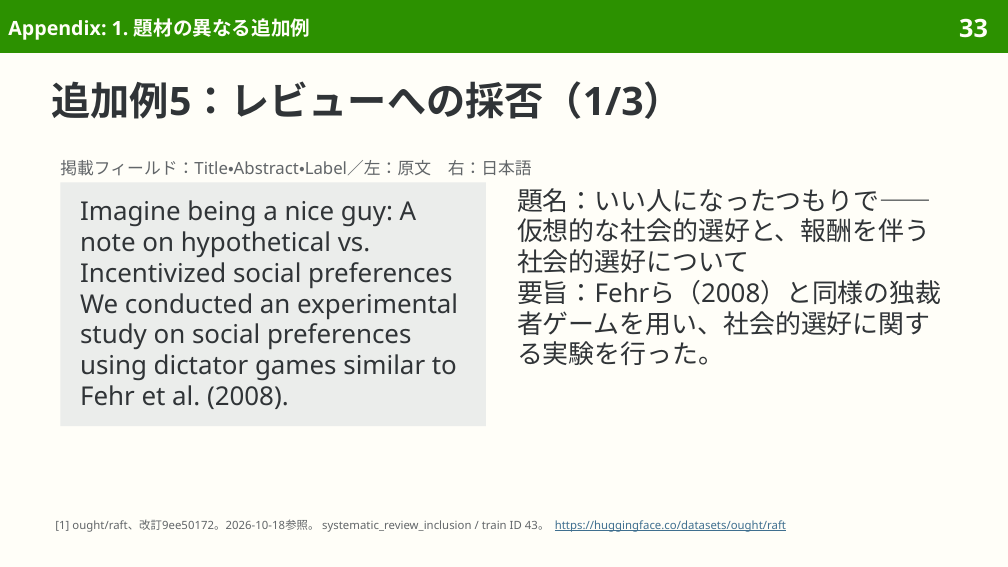
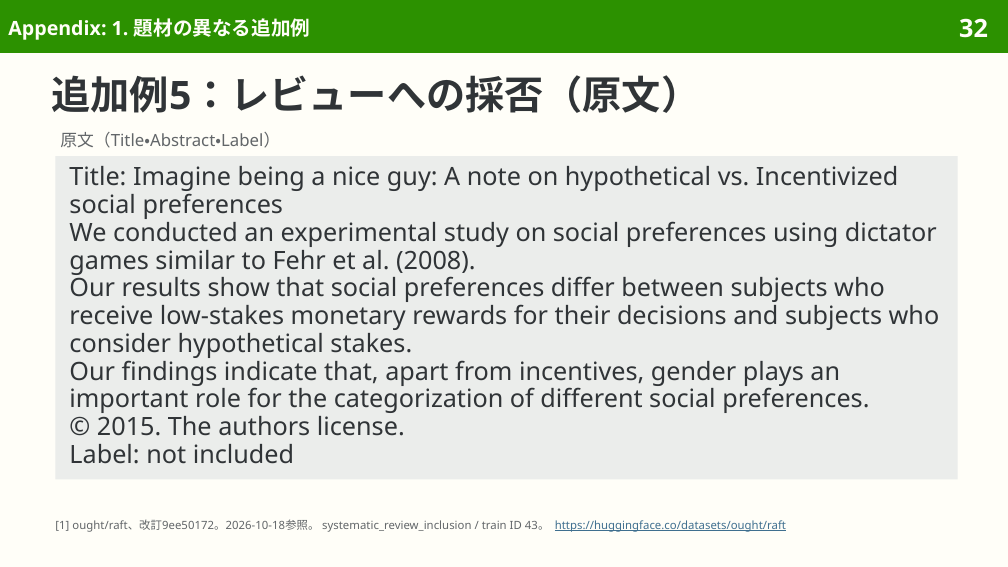
Before and after one commit to sasakiy84/datasets-in-10-minutes, a slide deck: slide 32 of slides/datasets-in-10-minutes-raft.pptx (slide 33 before the commit). Drawn at 1008x567 pixels with LibreOffice and Linux fonts; fonts in the diff are those of the drawing. Boxes give left, top, right and bottom in pixels: in the first picture for what was removed or moved away, otherwise in the second. Text is boxed around its words. In the diff, an @@ line names an element or a change of style, - is before the commit and + after.

```diff
--- a/slides/datasets-in-10-minutes-raft.pptx
+++ b/slides/datasets-in-10-minutes-raft.pptx
@@ page number at (x1=959, y1=18, x2=988, y2=38): text changed @@
-33
+32
@@ title at (x1=52, y1=75, x2=701, y2=113): text changed @@
-追加例5：レビューへの採否（1/3）
+追加例5：レビューへの採否（原文）
@@ text added at (x1=60, y1=132, x2=280, y2=148), 12 pt, text #626669 @@
+原文（Title・Abstract・Label）
@@ rectangle "Title: Imagine being a nice ..." resized from (x1=60, y1=182, x2=486, y2=426) to (x1=55, y1=156, x2=958, y2=480) @@
@@ rectangle "Title: Imagine being a nice ..." at (x1=55, y1=156, x2=958, y2=480): vertical alignment middle to top @@
@@ text removed at (x1=60, y1=160, x2=532, y2=176) @@
-掲載フィールド：Title・Abstract・Label／左：原文 右：日本語
@@ text in rectangle at (x1=69, y1=166, x2=898, y2=219): text changed; size 18.5 to 18 pt @@
-Imagine being a nice guy: A note on hypothetical vs. Incentivized social preferences
+Title: Imagine being a nice guy: A note on hypothetical vs. Incentivized social preferences
@@ text removed at (x1=517, y1=188, x2=941, y2=365) @@
-題名：いい人になったつもりで――仮想的な社会的選好と、報酬を伴う社会的選好について
-要旨：Fehrら（2008）と同様の独裁者ゲームを用い、社会的選好に関する実験を行った。
@@ text in rectangle at (x1=69, y1=217, x2=937, y2=275): size 18.5 to 18 pt in "We conducted an experimental study on social ..."; line spacing 22pt to 19.8pt @@
@@ text in rectangle at (x1=69, y1=273, x2=940, y2=464): paragraphs added @@
+Our results show that social preferences differ between subjects who receive low-stakes monetary rewards for their decisions and subjects who consider hypothetical stakes.
+Our findings indicate that, apart from incentives, gender plays an important role for the categorization of different social preferences.
+© 2015. The authors license.
+Label: not included
```
Also in this commit, not shown: 2 other slides changed, 2 slides removed, 9 other files.
